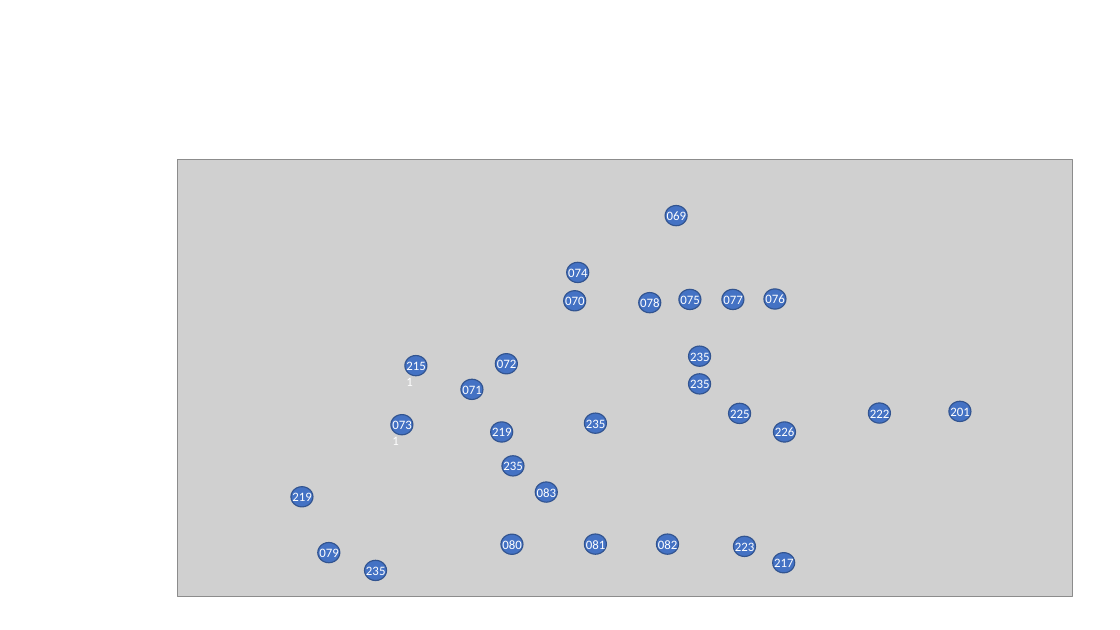
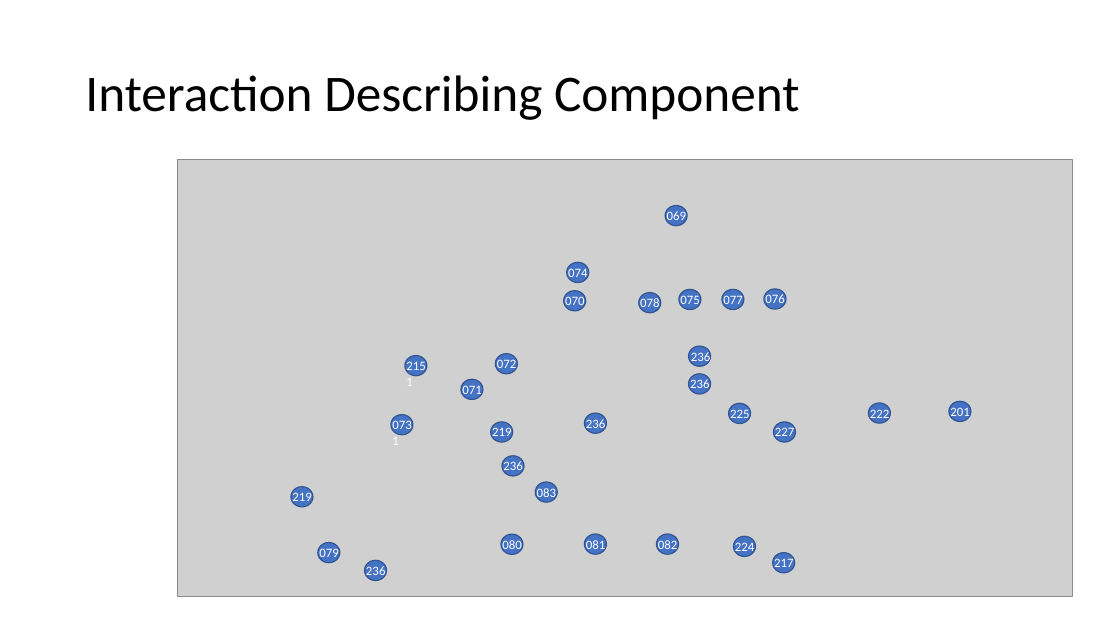
Before and after one commit to I2PM/Standard-Documents-for-Subject-Orientation, a slide deck: slide 13 of PASS-STandardisierungsdokument/20181026-Ontologie-Bilder/20181206 Bilder PASS Ontologie.pptx (slide 11 before the commit). Drawn at 1120x630 pixels with LibreOffice and Linux fonts; fonts in the diff are those of the drawing; grey boxes stand for pictures. Boxes give left, top, right and bottom in pixels: in the first picture for what was removed or moved away, otherwise in the second. Text is boxed around its words. In the diff, an @@ line names an element or a change of style, - is before the commit and + after.

```diff
--- a/PASS-STandardisierungsdokument/20181026-Ontologie-Bilder/20181206 Bilder PASS Ontologie.pptx
+++ b/PASS-STandardisierungsdokument/20181026-Ontologie-Bilder/20181206 Bilder PASS Ontologie.pptx
@@ title added at (85,75,799,120), 44 pt, text #000000 @@
+Interaction Describing Component
@@ text at (691,350,711,365): text changed @@
-235
+236
@@ text at (690,378,710,393): text changed @@
-235
+236
@@ text at (586,417,606,432): text changed @@
-235
+236
@@ text at (775,426,795,441): text changed @@
-226
+227
@@ text at (503,460,523,475): text changed @@
-235
+236
@@ text at (366,564,386,579): text changed @@
-235
+236
@@ text at (735,540,755,555): text changed @@
-223
+224
```
Also in this commit, not shown: 5 slides added, 20 other files.
